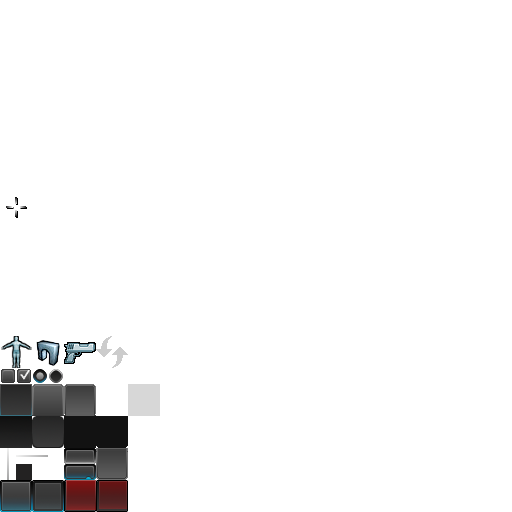
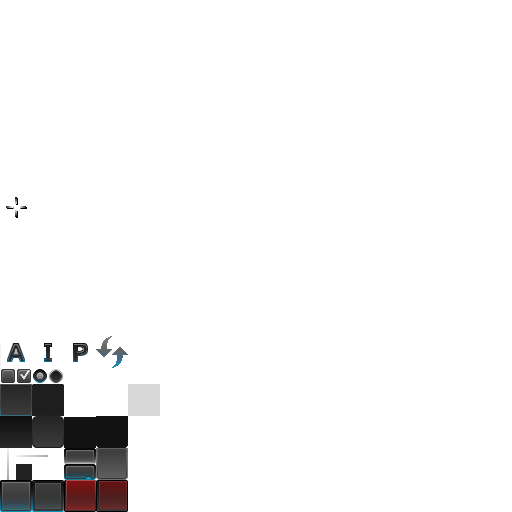
Revision of a layered (512, 512) image; what changed, layer by layer:
painted on "edge_inner" over [10, 336, 128, 416]
painted on "body" over [0, 344, 1, 367]
painted on "edge_outer" over [7, 336, 128, 368]
painted on "indentation" over [8, 336, 128, 416]
painted on "Editor.png" over [0, 336, 128, 417]
